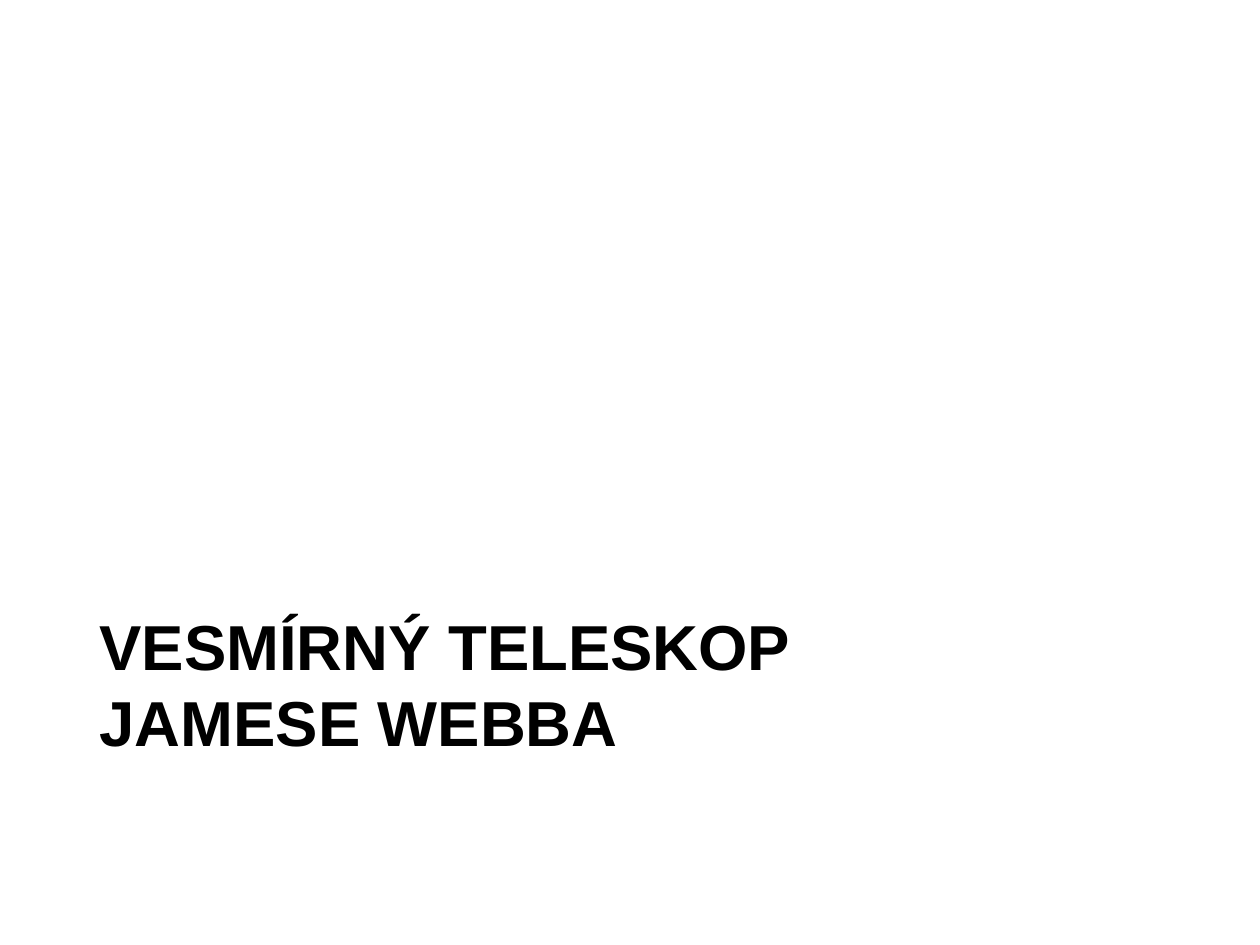
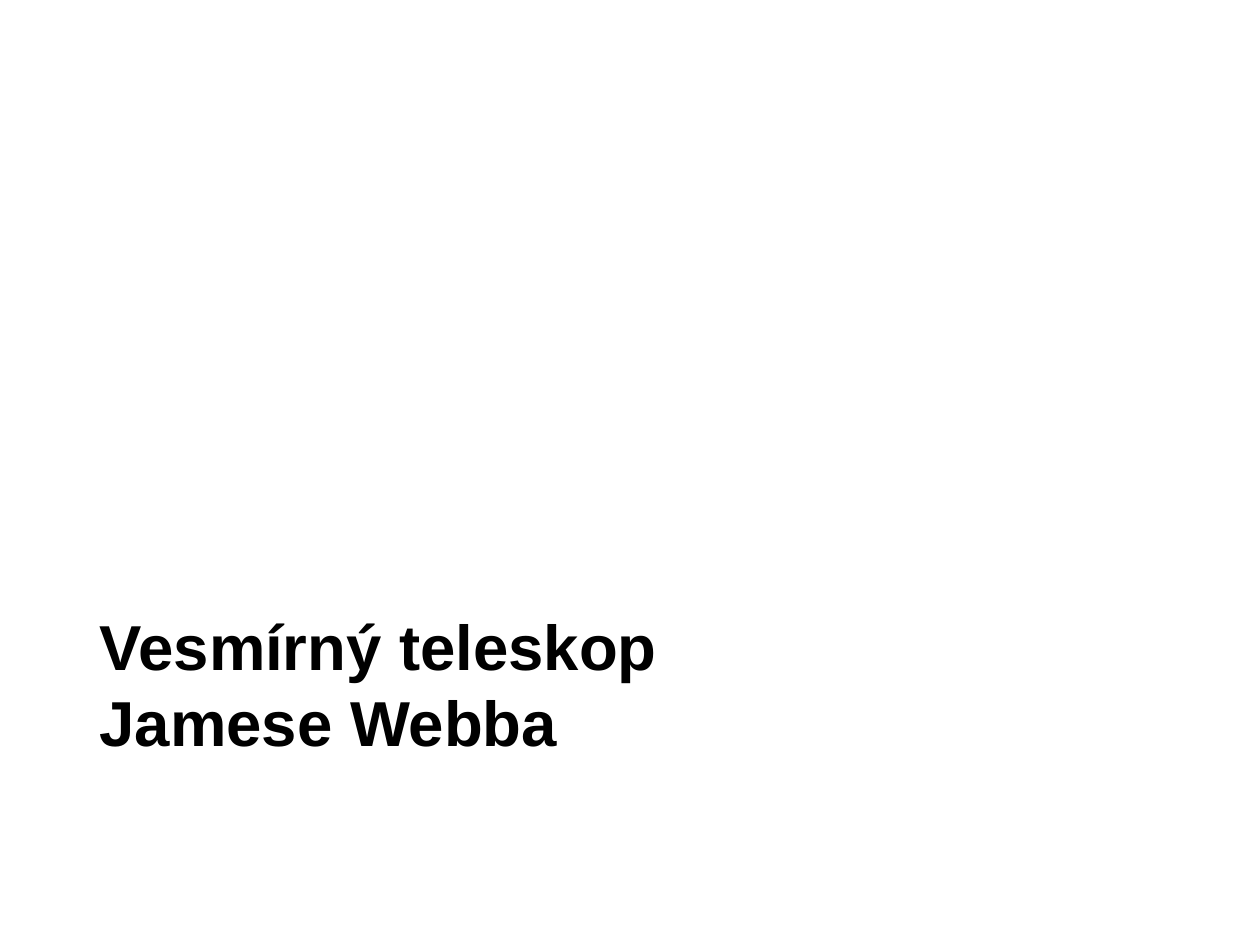
Before and after one commit to fast4shoot/FYO2015, a slide deck: slide 10 of slides/slides.odp. Drawn at 1260x945 pixels with LibreOffice and Linux fonts; fonts in the diff are those of the drawing; background and template pictures are left out. Boxes give left, top, right and bottom in pixels: in the first picture for what was removed or moved away, otherwise in the second. Text is boxed around its words. In the diff, an @@ line names an element or a change of style, - is before the commit and + after.

```diff
--- a/slides/slides.odp
+++ b/slides/slides.odp
@@ text at (100, 623, 656, 747): text changed @@
-VESMÍRNÝ TELESKOP
-JAMESE WEBBA
+Vesmírný teleskop
+Jamese Webba
```
Also in this commit, not shown: 10 other slides changed, 6 slides added, 4 slides removed, 2 other files.
